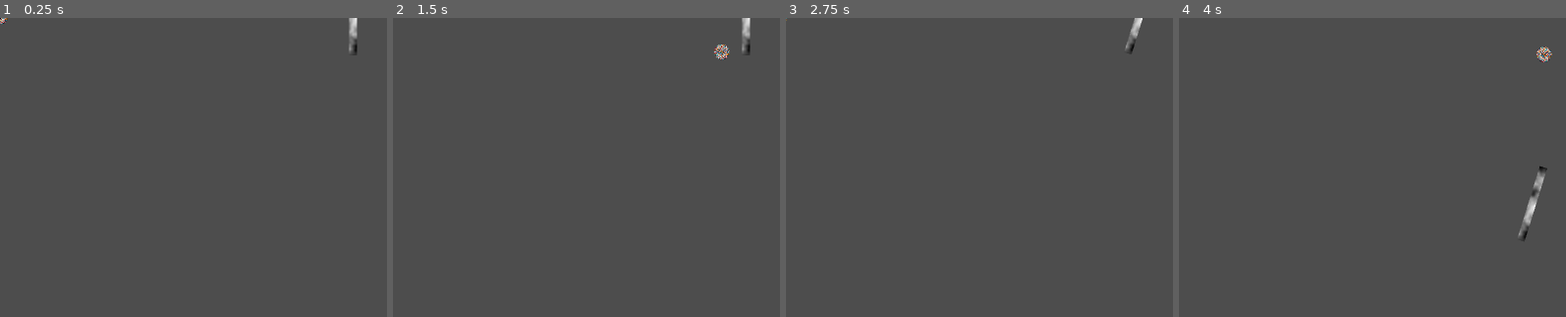
Above: before the commit, frames 1-4 (left to right).
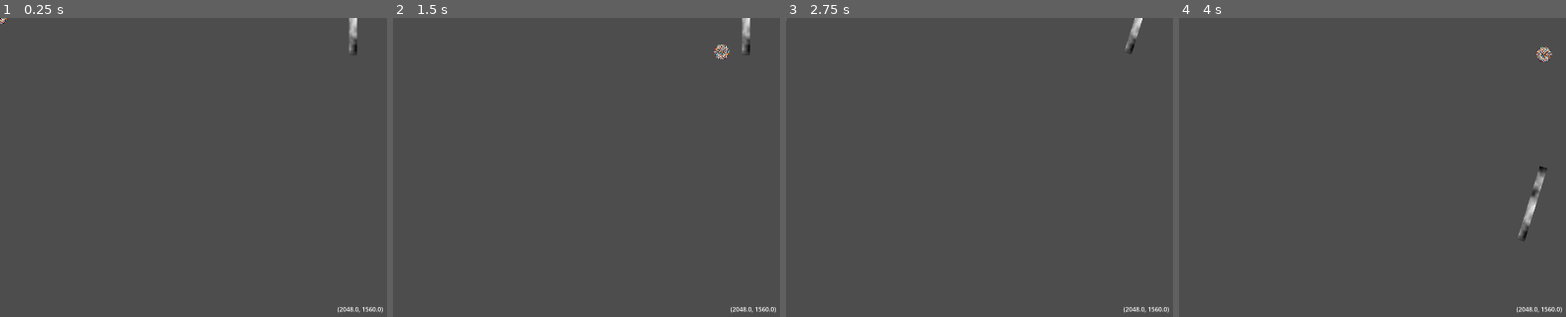
Above: after the commit, the same moments.

Repository: DanTulovsky/godot-game0
Game: Godot game, scene res://root.tscn
Two runs of this game, one before a commit and one after it. Both use one fixed random seed, a clock stepped at 60 frames per second and the inputs below. The engine's default icon, where the game draws it, is replaced by a stand-in: a white triangle on a blue panel in a dark square.
Inputs:
- Up to frame 1 (0.25 s): no input
- Up to frame 2 (1.5 s): click "Start Ball" at 0.5 s; click "Start Ball" at 1.25 s
- Up to frame 3 (2.75 s): tap Enter (ui_accept) at 2, 2.27 s; hold Right (ui_right) from 2.03 s (still down)
- Up to frame 4 (4 s): release Right (ui_right) at 2.78 s; hold Down (ui_down) 2.78-3.53 s; tap Enter (ui_accept) at 3.02 s; hold Right (ui_right) from 3.53 s (still down)
The pictures show only the part of the screen within x 50-100%, y 50-100%; the shares and areas given below are measured in that part.

The runs differ from the first frame. In frame 1, 0.1% of the frame differs, in the area x 87-99%, y 96-99%; in frame 2, 0.1%; in frame 3, 0.1%; in frame 4, 0.1%.

Commit message:
Update HUD layer scene with new node structure and resource references. Added MarginContainer for layout management and adjusted Label settings for improved display.

Diff:
--- a/hud_layer.tscn
+++ b/hud_layer.tscn
@@ -1,11 +1,14 @@
-[gd_scene load_steps=5 format=3 uid="uid://bflag4d367eh3"]
+[gd_scene load_steps=7 format=3 uid="uid://bflag4d367eh3"]
 
 [ext_resource type="Texture2D" uid="uid://cgpglbayw5nnk" path="res://assets/images/icon.svg" id="1_f7c78"]
 [ext_resource type="Script" uid="uid://cbuotih4v1bw2" path="res://icon.gd" id="2_b40ck"]
 [ext_resource type="Script" uid="uid://de5elqbw1wcn3" path="res://start_button.gd" id="3_b40ck"]
+[ext_resource type="Script" uid="uid://c4c3a7camaxft" path="res://label_resolution.gd" id="4_7tdrv"]
 
 [sub_resource type="LabelSettings" id="LabelSettings_7tdrv"]
 font_size = 20
+
+[sub_resource type="LabelSettings" id="LabelSettings_b40ck"]
 
 [node name="HUDLayer" type="CanvasLayer"]
 
@@ -42,3 +45,21 @@
 
 [node name="Timer" type="Timer" parent="StartButton"]
 autostart = true
+
+[node name="MarginContainer" type="MarginContainer" parent="."]
+anchors_preset = 3
+anchor_left = 1.0
+anchor_top = 1.0
+anchor_right = 1.0
+anchor_bottom = 1.0
+offset_left = -40.0
+offset_top = -40.0
+grow_horizontal = 0
+grow_vertical = 0
+theme_override_constants/margin_right = 10
+
+[node name="LabelResolution" type="Label" parent="MarginContainer"]
+layout_mode = 2
+size_flags_horizontal = 4
+label_settings = SubResource("LabelSettings_b40ck")
+script = ExtResource("4_7tdrv")
--- /dev/null
+++ b/label_resolution.gd
@@ -0,0 +1,6 @@
+extends Label
+
+
+# Called when the node enters the scene tree for the first time.
+func _ready() -> void:
+	text = str(get_viewport().get_visible_rect().size)
--- /dev/null
+++ b/margin_container.gd
@@ -0,0 +1,11 @@
+extends MarginContainer
+
+
+# Called when the node enters the scene tree for the first time.
+func _ready():
+	pass # Replace with function body.
+
+
+# Called every frame. 'delta' is the elapsed time since the previous frame.
+func _process(delta):
+	pass
--- a/root.gd
+++ b/root.gd
@@ -24,6 +24,7 @@
 
 
 func _on_quit_confirmed() -> void:
+	get_tree().root.propagate_notification(NOTIFICATION_WM_CLOSE_REQUEST)
 	get_tree().quit(0)
 
 func set_theme_params() -> void:
Not shown, added: label_resolution.gd.uid
Not shown, added: margin_container.gd.uid
